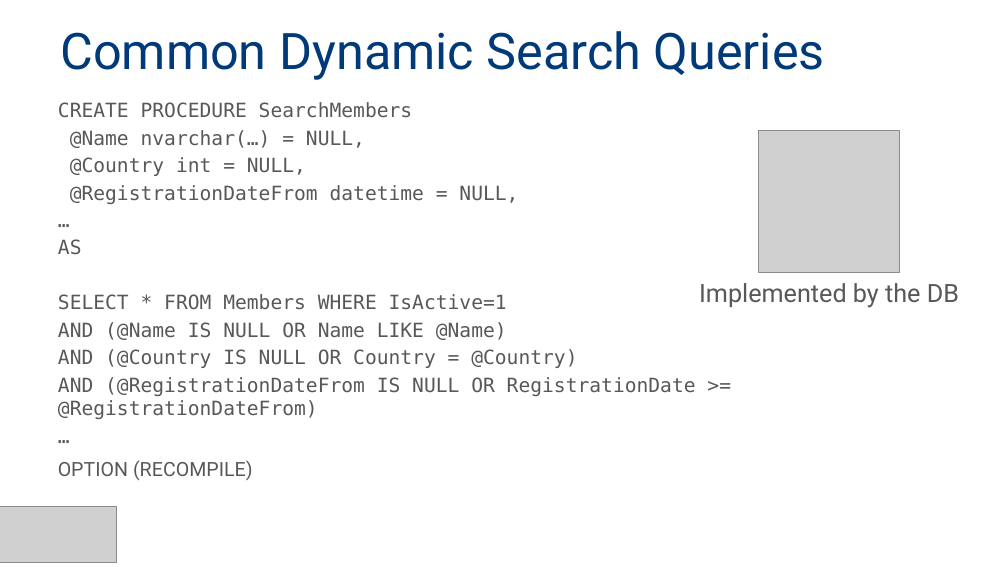
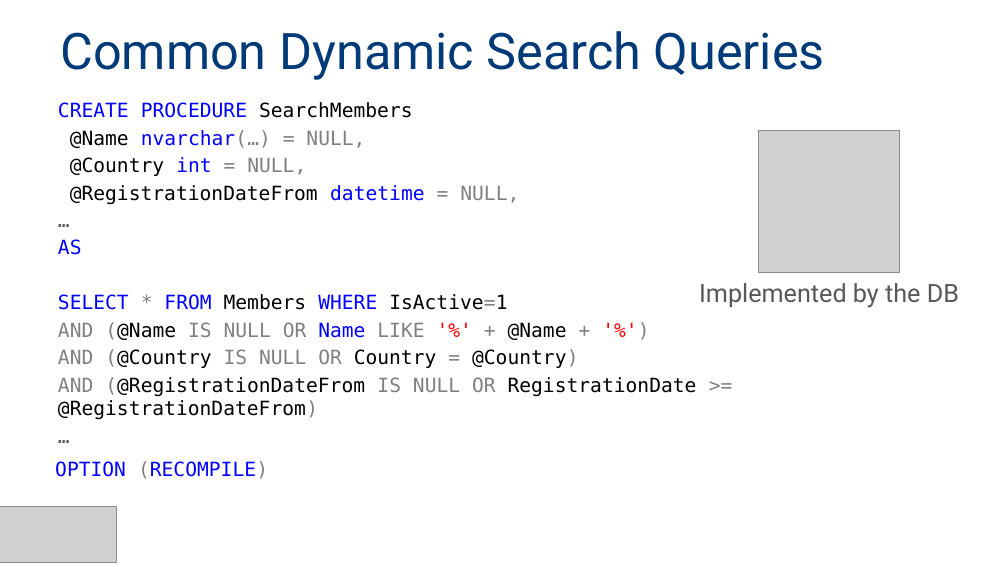
Before and after one commit to MadeiraData/DynamicFilters, a slide deck: slide 9 of DynamicFilters_Presentation_Eng.pptx. Drawn at 1008x567 pixels with LibreOffice and Linux fonts; fonts in the diff are those of the drawing; grey boxes stand for pictures. Boxes give left, top, right and bottom in pixels: in the first picture for what was removed or moved away, otherwise in the second. Text is boxed around its words. In the diff, an @@ line names an element or a change of style, - is before the commit and + after.

```diff
--- a/DynamicFilters_Presentation_Eng.pptx
+++ b/DynamicFilters_Presentation_Eng.pptx
@@ text at bbox=[58, 102, 697, 420]: text colour #58585A to #0000FF in "CREATE PROCEDURE", "nvarchar(…)", "int", "datetime" and 2 more places; text colour #58585A to #000000 in "SearchMembers", "@Name", "@Country", "@RegistrationDateFrom" and 3 more places; text colour #58585A to #808080 in "nvarchar(…) = NULL,", "= NULL,", "= NULL,", "* IsActive=1" and 2 more places @@
@@ text at bbox=[58, 322, 567, 340]: text changed; text colour #58585A to #808080 @@
-AND (@Name IS NULL OR Name LIKE @Name)
+AND (@Name IS NULL OR Name LIKE '%' + @Name + '%')
@@ text "OPTION (RECOMPILE)" at bbox=[55, 461, 268, 479]: font Roboto to DejaVu Sans Mono; text colour #58585A to #0000FF in "OPTION (RECOMPILE)"; text colour #58585A to #808080 in "(RECOMPILE)" @@
```
Also in this commit, not shown: 7 other slides changed, 3 slides added, 2 slides removed.
